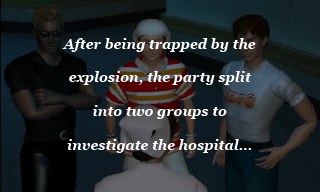
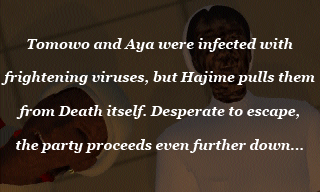
Layers edited between the first and the second w=320, h=192 image:
added layer "OL7 Text" in group "Text" over [1,38,315,153]
renamed "OL2 Text" to "OL1 Text", hid it over [62,38,256,153]
showed "OL7 Background" over [0,0,320,192]
hid "OL1 Background" over [0,0,320,192]
